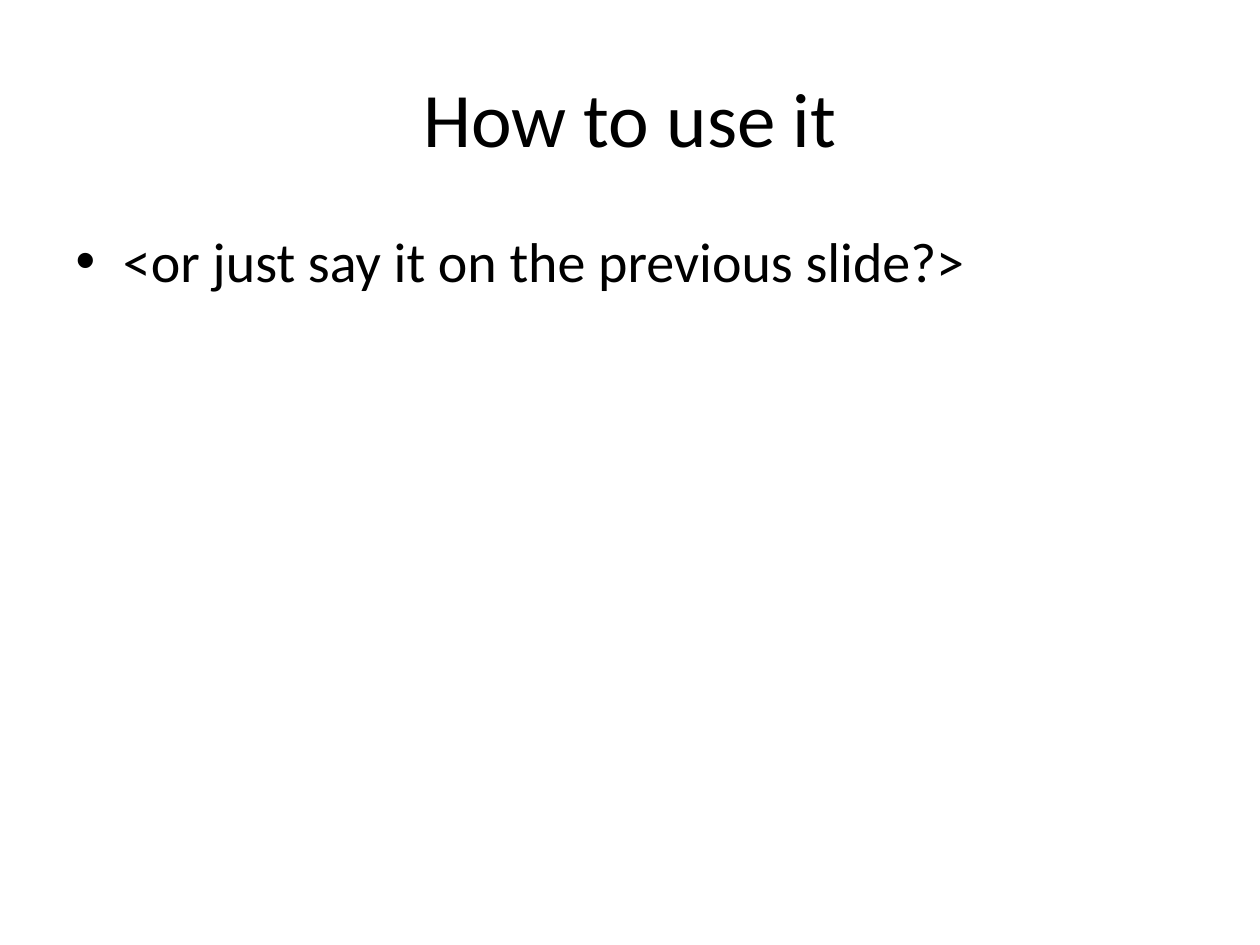
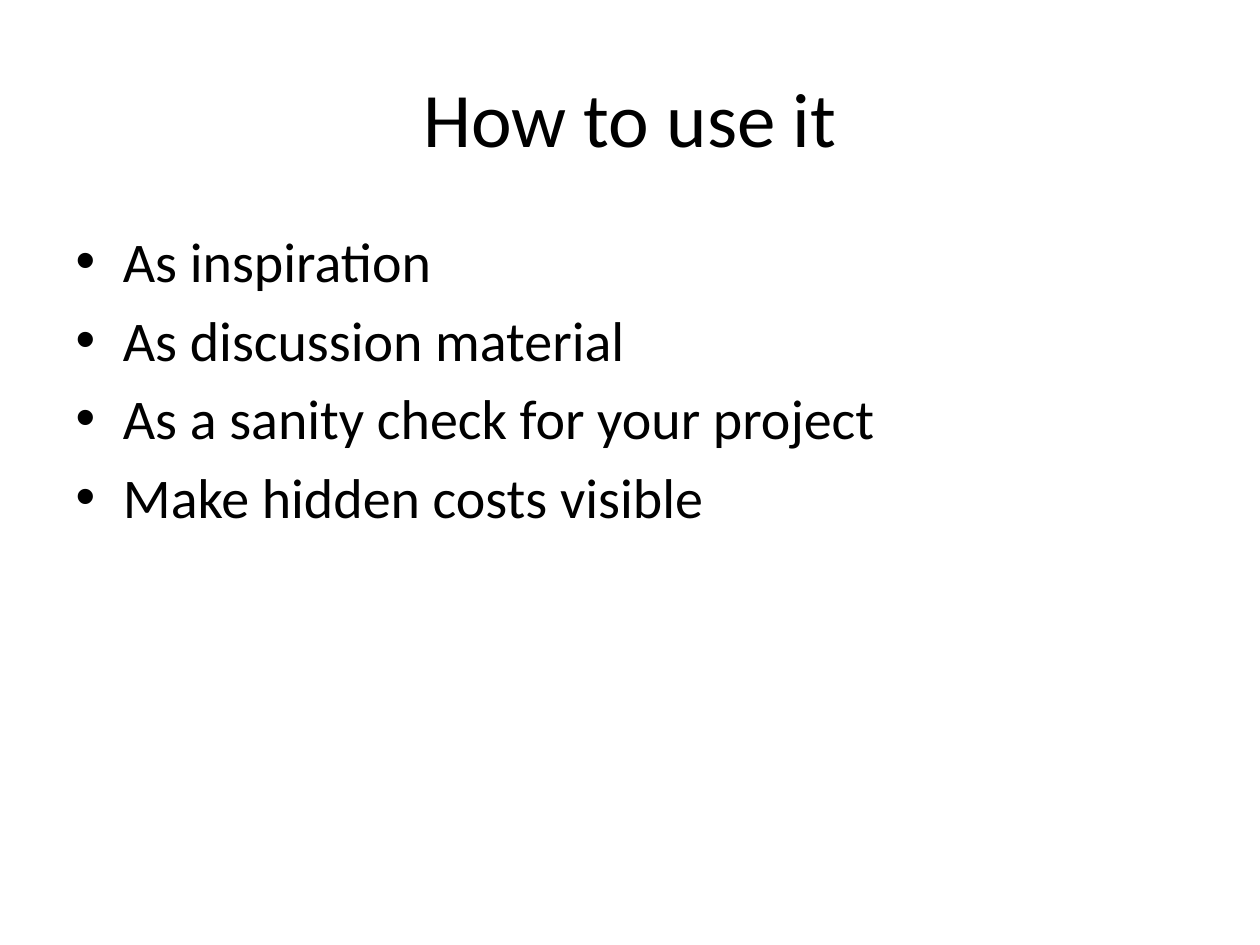
Before and after one commit to bekkopen/distributed-systems-maturity-model, a slide deck: slide 4 of presentation.pptx (slide 5 before the commit). Drawn at 1260x945 pixels with LibreOffice and Linux fonts; fonts in the diff are those of the drawing. Boxes give left, top, right and bottom in pixels: in the first picture for what was removed or moved away, otherwise in the second. Text is boxed around its words. In the diff, an @@ line names an element or a change of style, - is before the commit and + after.

```diff
--- a/presentation.pptx
+++ b/presentation.pptx
@@ text at (123, 243, 874, 519): text changed @@
-• <or just say it on the previous slide?>
+• As inspiration
+• As discussion material
+• As a sanity check for your project
+• Make hidden costs visible
```
Also in this commit, not shown: 2 other slides changed, 1 slide added, 6 slides removed.
